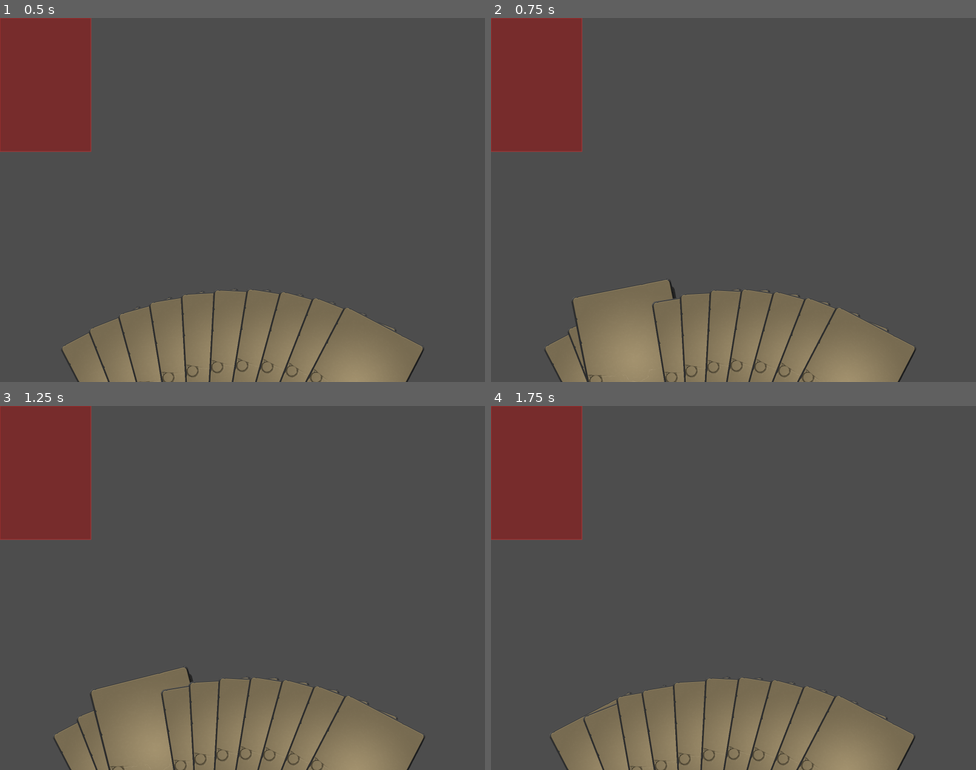
Above: before the commit, frames 1-4 (two rows, left to right).
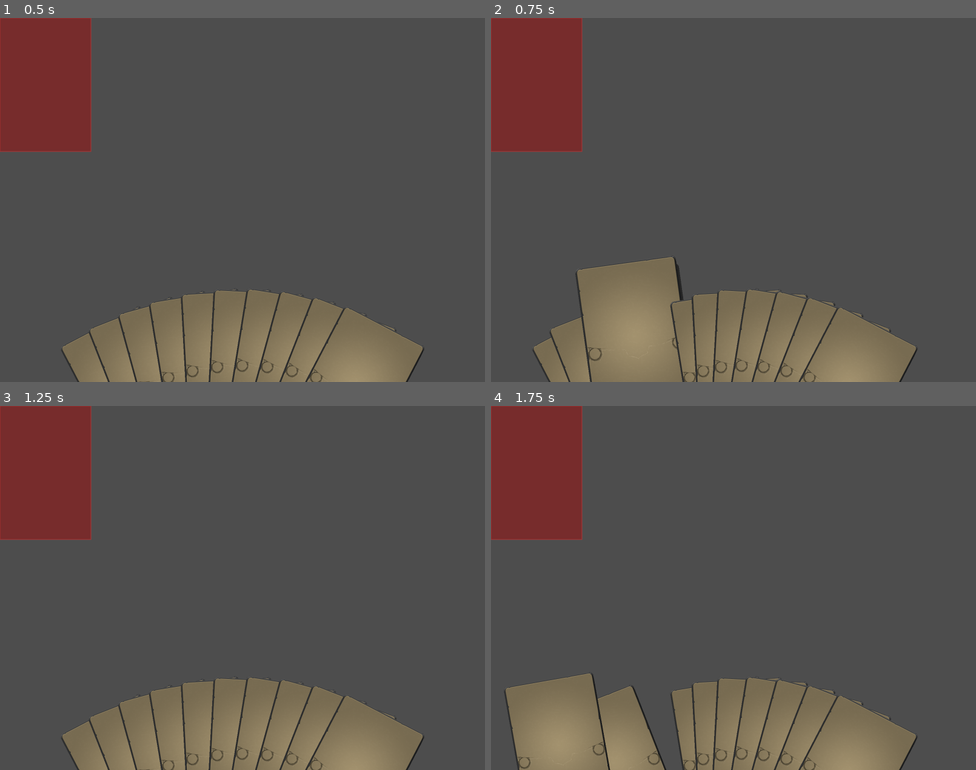
Above: after the commit, the same moments.

Repository: chenkjia/godot-script
Game: Godot game, scene res://Main.tscn
Two runs of this game, one before a commit and one after it. Both use one fixed random seed, a clock stepped at 60 frames per second and the inputs below.
Inputs (mouse positions are in pixels of both pictures, inside the frame that each line leads up to):
- Up to frame 1 (0.5 s): no input
- Up to frame 2 (0.75 s): tap Enter at 0.5 s; drag from (646, 374) to (549, 345) at 0.52 s
- Up to frame 3 (1.25 s): no input
- Up to frame 4 (1.75 s): drag from (646, 748) to (544, 733) at 1.27 s

Frame 1 is identical in both runs. In frame 2, 4.3% of the frame differs, in the area x 8-88%, y 65-100%; in frame 3, 3.4%; in frame 4, 7.2%, in the area x 2-88%, y 73-100%.

Commit message:
手牌散开与恢复完成

Diff:
--- a/components/card.gd
+++ b/components/card.gd
@@ -5,13 +5,14 @@
 @onready var shadow: TextureRect = $Shadow
 
 # 事件信号（由管理器接入并处理）
-signal drag_started(card)
+signal card_start_play(card)
 signal card_cancel_play(card)
 signal card_destroyed(card)
 
 @export var pick_up_card_scale: Vector2 = Vector2(1.12, 1.12)
 @export var pick_up_shadow_scale: Vector2 = Vector2(1.08, 1.08)
 @export var pick_up_speed: float = 0.12
+@export var pick_up_lift_offset: float = -460.0  # 拿起时向上提升的距离
 
 # 拖动相关变量
 var dragging: bool = false
@@ -19,6 +20,7 @@
 var original_position: Vector2 = Vector2.ZERO  # 记录原始位置
 var original_rotation: float = 0.0  # 记录原始旋转
 var original_index: int = 0  # 记录原始层级索引
+var original_y_offset: float = 0.0  # 记录原始Y偏移
 var tween_rot: Tween
 @export var follow_speed: float = 1.0
 @export var rotation_factor: float = 0.03
@@ -30,17 +32,17 @@
 	# 初始：Card 缩放为 1，模糊 sigma 为 0.1；以中心点为基准缩放
 	card_texture.scale = Vector2.ONE
 	card.pivot_offset = card.size * 0.5
+	# 记录原始Y偏移
+	original_y_offset = position.y
 	# 连接鼠标进入/退出事件
 	mouse_entered.connect(_on_mouse_entered)
 	mouse_exited.connect(_on_mouse_exited)
 
 func _on_mouse_entered() -> void:
 	pick_up_card()
-	emit_signal("drag_started", self)
 
 func _on_mouse_exited() -> void:
 	put_down_card()
-	emit_signal("card_cancel_play", self)
 
 # 独立函数：拿起卡片
 func pick_up_card() -> void:
@@ -48,6 +50,11 @@
 	tween = create_tween().set_parallel(true)
 	tween.tween_property(card_texture, "scale", pick_up_card_scale, pick_up_speed)
 	tween.tween_property(shadow, "scale", pick_up_shadow_scale, pick_up_speed)
+	# 拿起时将角度归零
+	tween.tween_property(self, "rotation", 0.0, pick_up_speed)
+	# 拿起时向上提升
+	tween.tween_property(self, "position:y", original_y_offset + pick_up_lift_offset, pick_up_speed)
+	emit_signal("card_start_play", self)
 
 # 独立函数：放下卡片
 func put_down_card() -> void:
@@ -55,7 +62,11 @@
 	tween = create_tween().set_parallel(true)
 	tween.tween_property(card_texture, "scale", Vector2.ONE, pick_up_speed)
 	tween.tween_property(shadow, "scale", Vector2.ONE, pick_up_speed)
-
+	# 放下时恢复原始角度
+	tween.tween_property(self, "rotation", original_rotation, pick_up_speed)
+	# 放下时恢复原始Y位置
+	tween.tween_property(self, "position:y", original_y_offset, pick_up_speed)
+	emit_signal("card_cancel_play", self)
 
 # 输入事件处理：处理拖动开始和结束
 func _gui_input(event: InputEvent) -> void:
@@ -74,14 +85,14 @@
 				# 将卡片移到最前面
 				get_parent().move_child(self, -1)
 				# 发送拖动开始信号
-				emit_signal("drag_started", self)
+				emit_signal("card_start_play", self)
 			else:
 					if dragging:
 						dragging = false
 						# 检查是否在垃圾桶区域内
 						if not check_trash_area():
-							# 如果不在垃圾桶区域，返回原位置（在返回动画完成后再恢复布局）
-							return_to_original_position()
+							get_parent().move_child(self, original_index)
+							put_down_card()
 						else:
 							# 如果在垃圾桶区域，停止旋转动画并归零，并发出销毁信号
 							if tween_rot:
@@ -145,13 +156,3 @@
 		trash_nodes.append_array(find_trash_nodes(child))
 
 	return trash_nodes
-
-# 返回到原始位置
-func return_to_original_position() -> void:
-	var return_tween = create_tween().set_parallel(true)
-	return_tween.tween_property(self, "global_position", original_position, return_speed)
-	return_tween.tween_property(self, "rotation_degrees", original_rotation, return_speed)
-	get_parent().move_child(self, original_index)
-	return_tween.finished.connect(func():
-		emit_signal("card_cancel_play", self)
-	)
--- a/components/card_manager.gd
+++ b/components/card_manager.gd
@@ -15,7 +15,7 @@
 
 # 拖动散开效果参数
 var dragging_card: Control = null
-@export var spread_strength: float = 40.0  # 拿起时两侧卡片横向散开的强度（像素）
+@export var spread_strength: float = 100  # 拿起时两侧卡片横向散开的强度（像素）
 @export var spread_falloff: float = 0.35   # 距离选中卡片越远，散开越小（每隔一张乘以这个系数）
 
 func _ready() -> void:
@@ -35,7 +35,7 @@
 		add_child(c)
 		cards.append(c)
 		# 连接卡片的交互信号
-		c.drag_started.connect(_on_card_drag_started)
+		c.card_start_play.connect(_on_card_start_play)
 		c.card_cancel_play.connect(_on_card_cancel_play)
 		c.card_destroyed.connect(_on_card_destroyed)
 	arrange_cards_in_fan()
@@ -117,7 +117,7 @@
 		# 重新布局剩余卡片
 		arrange_cards_in_fan()
 
-func _on_card_drag_started(card: Control) -> void:
+func _on_card_start_play(card: Control) -> void:
 	dragging_card = card
 	arrange_cards_in_fan()
 
